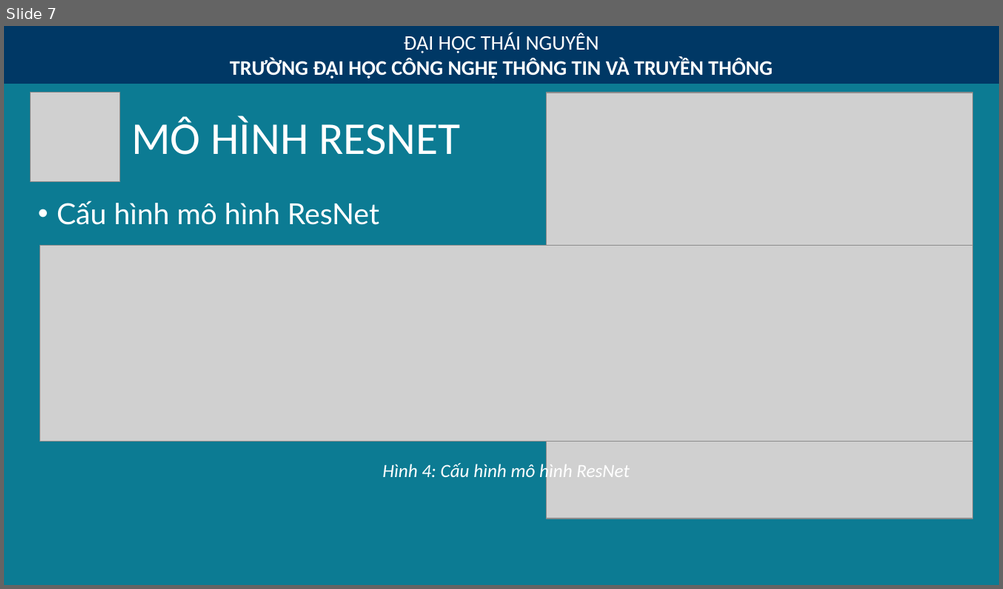
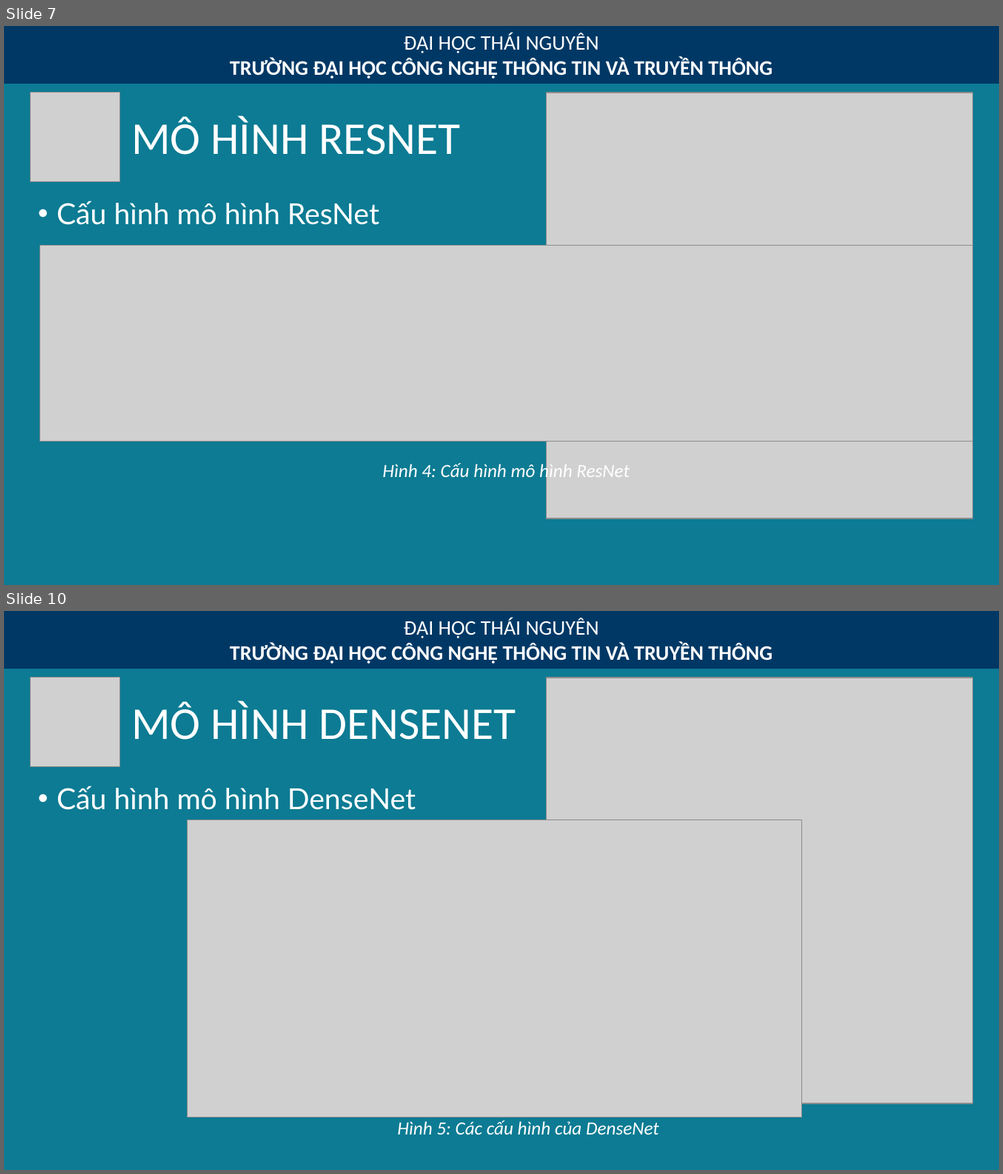
Before and after one commit to klaa/luan_van, a slide deck: Slide_baove.pptx. Shown one above the other, each under a label of ours: slide 7 before the commit, slides 7 and 10 after it; the slides between them are not shown. The pictures are 1003x589 and 1003x1174 pixels, drawn with LibreOffice and Linux fonts; fonts in the diff are those of the drawing; grey boxes stand for pictures. Boxes give left, top, right and bottom in pixels: in the first picture for what was removed or moved away, otherwise in the second. Text is boxed around its words. In the diff, an @@ line names an element or a change of style, - is before the commit and + after.

```diff
--- a/Slide_baove.pptx
+++ b/Slide_baove.pptx
@@ slide 10 added at (4, 611, 999, 1170), background #0C7B93 @@
@@ rectangle added at (4, 611, 999, 669), fill #003865, 20 pt, text #FFFFFF, bold @@
+ĐẠI HỌC THÁI NGUYÊN
+TRƯỜNG ĐẠI HỌC CÔNG NGHỆ THÔNG TIN VÀ TRUYỀN THÔNG
@@ picture added at (31, 678, 120, 767) @@
@@ picture added at (546, 678, 972, 1103) @@
@@ title added at (131, 701, 515, 740), 44 pt, text #FFFFFF @@
+MÔ HÌNH DENSENET
@@ text added at (57, 786, 415, 810), 28 pt, text #FFFFFF @@
+• Cấu hình mô hình DenseNet
@@ picture added at (187, 820, 802, 1118) @@
@@ text added at (397, 1121, 659, 1135), 18 pt, text #FFFFFF, italic @@
+Hình 5: Các cấu hình của DenseNet
```
Also in this commit, not shown: 1 slide changed, 8 other slides added, 8 other files.
